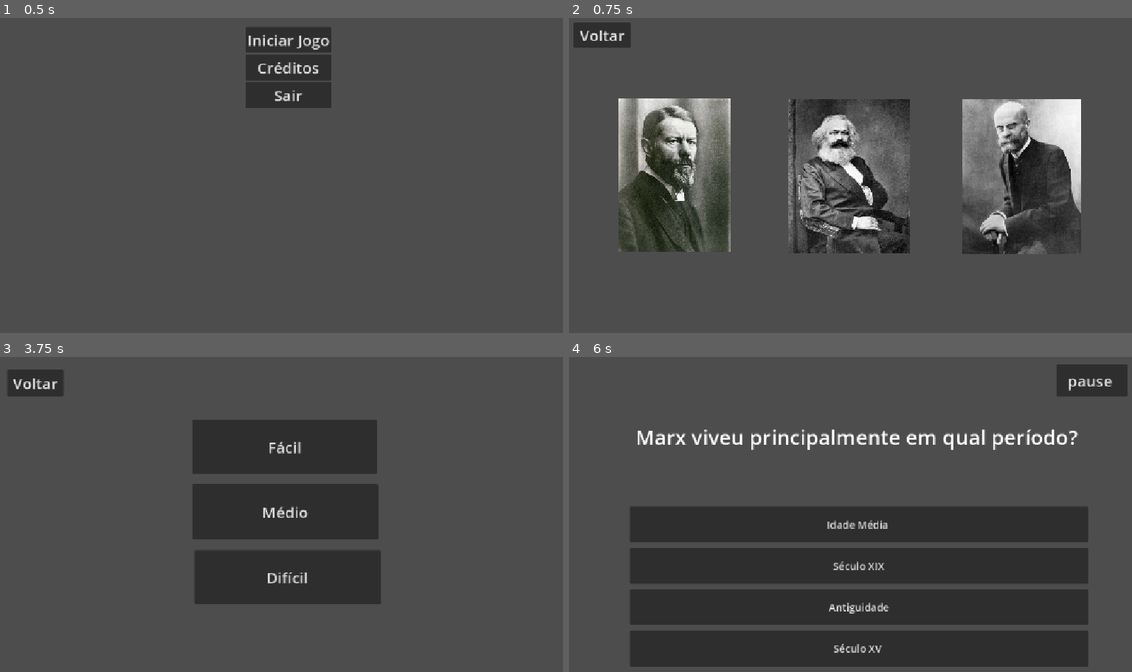
Above: before the commit, frames 1-4 (two rows, left to right).
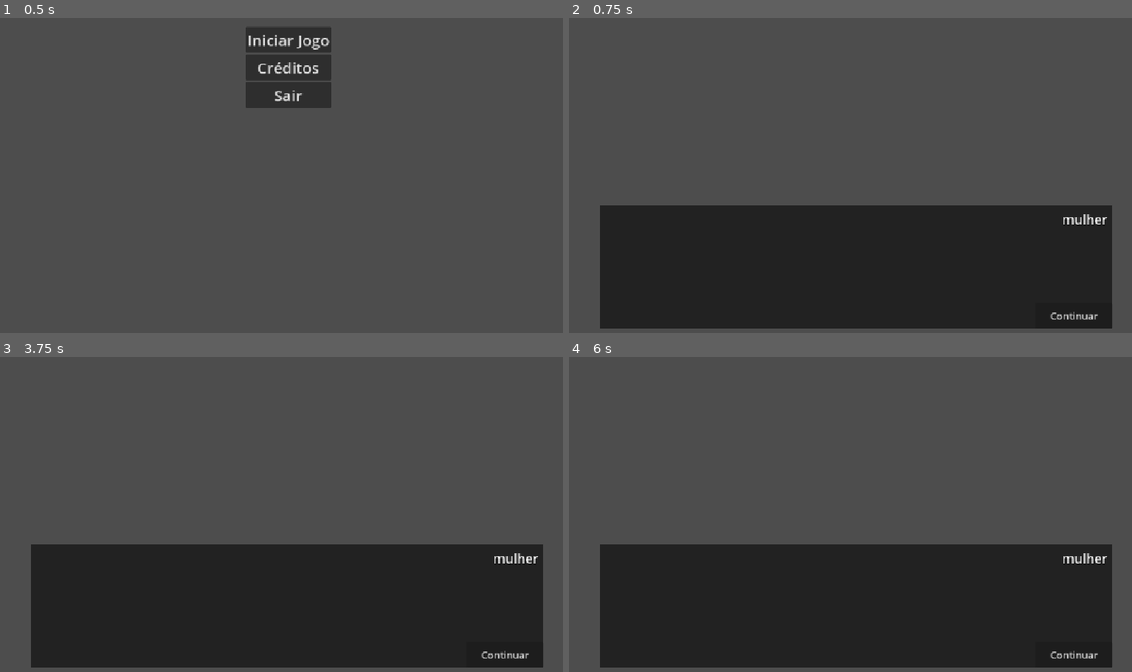
Above: after the commit, the same moments.

Repository: EvelynMotta/projeto-sociologia
Game: Godot game, scene res://scenes/Title_Screen.tscn
Two runs of this game, one before a commit and one after it. Both use one fixed random seed, a clock stepped at 60 frames per second and the inputs below. This scene is started directly instead of the project's main scene.
Inputs (mouse positions are in pixels of both pictures, inside the frame that each line leads up to):
- Up to frame 1 (0.5 s): no input
- Up to frame 2 (0.75 s): click "Iniciar Jogo" at 0.5 s
- Up to frame 3 (3.75 s): click (506, 656) at 1.25 s, where only the run after the commit has a clickable "Continuar"; click "Voltar" at 2 s; click "Iniciar Jogo" at 2.75 s; click (106, 514) at 3.52 s
- Up to frame 4 (6 s): click (602, 382) at 4.25 s, where only the run before the commit has a clickable "Voltar"; click (850, 520) at 5.02 s; click (856, 448) at 5.75 s, where only the run before the commit has a clickable "Fácil"

Frame 1 is identical in both runs. In frame 2, 47% of the frame differs, in the area x 0-97%, y 1-99%; in frame 3, 42%; in frame 4, 20%.

Commit message:
dialogo inicial

Diff:
--- a/project.godot
+++ b/project.godot
@@ -21,6 +21,8 @@
 
 [display]
 
+window/size/window_width_override=1280
+window/size/window_height_override=720
 window/stretch/mode="canvas_items"
 
 [dotnet]
--- /dev/null
+++ b/scenes/dialog_screen.tscn
@@ -0,0 +1,86 @@
+[gd_scene load_steps=3 format=3 uid="uid://c3ims7uql1p4c"]
+
+[ext_resource type="Script" uid="uid://c7eejjqv6d5sm" path="res://scripts/controllers/dialog_screen.gd" id="1_b8bxe"]
+
+[sub_resource type="LabelSettings" id="LabelSettings_1kbq1"]
+line_spacing = 0.0
+font_size = 25
+shadow_color = Color(0, 0, 0, 0.6039216)
+
+[node name="DialogScreen" type="Control" node_paths=PackedStringArray("_name", "_dialog")]
+layout_mode = 3
+anchors_preset = 7
+anchor_left = 0.5
+anchor_top = 1.0
+anchor_right = 0.5
+anchor_bottom = 1.0
+offset_left = -500.0
+offset_top = -273.0
+offset_right = 500.0
+offset_bottom = -33.0
+grow_horizontal = 2
+grow_vertical = 0
+script = ExtResource("1_b8bxe")
+_name = NodePath("Background/HBoxContainer/VContainer/Name")
+_dialog = NodePath("Background/HBoxContainer/VContainer/Dialog")
+
+[node name="Background" type="ColorRect" parent="."]
+layout_mode = 1
+anchors_preset = 15
+anchor_right = 1.0
+anchor_bottom = 1.0
+grow_horizontal = 2
+grow_vertical = 2
+color = Color(0.08235294, 0.08235294, 0.08235294, 0.77254903)
+
+[node name="HBoxContainer" type="HBoxContainer" parent="Background"]
+layout_mode = 1
+anchors_preset = 8
+anchor_left = 0.5
+anchor_top = 0.5
+anchor_right = 0.5
+anchor_bottom = 0.5
+offset_left = -490.0
+offset_top = -110.0
+offset_right = 490.0
+offset_bottom = 110.0
+grow_horizontal = 2
+grow_vertical = 2
+
+[node name="Border" type="ColorRect" parent="Background/HBoxContainer"]
+layout_mode = 2
+
+[node name="VContainer" type="VBoxContainer" parent="Background/HBoxContainer"]
+layout_mode = 2
+size_flags_horizontal = 3
+
+[node name="Name" type="Label" parent="Background/HBoxContainer/VContainer"]
+layout_mode = 2
+text = "mulher"
+label_settings = SubResource("LabelSettings_1kbq1")
+horizontal_alignment = 2
+vertical_alignment = 1
+
+[node name="Dialog" type="RichTextLabel" parent="Background/HBoxContainer/VContainer"]
+layout_mode = 2
+size_flags_vertical = 3
+theme_override_colors/font_shadow_color = Color(0, 0, 0, 0.6117647)
+theme_override_constants/shadow_offset_x = 1
+theme_override_constants/shadow_offset_y = 1
+theme_override_font_sizes/normal_font_size = 35
+
+[node name="Conti" type="Button" parent="."]
+layout_mode = 1
+anchors_preset = 3
+anchor_left = 1.0
+anchor_top = 1.0
+anchor_right = 1.0
+anchor_bottom = 1.0
+offset_left = -150.0
+offset_top = -50.0
+grow_horizontal = 0
+grow_vertical = 0
+theme_override_font_sizes/font_size = 19
+text = "Continuar"
+
+[connection signal="pressed" from="Conti" to="." method="_on_conti_pressend"]
--- /dev/null
+++ b/scenes/falas.tscn
@@ -0,0 +1,9 @@
+[gd_scene load_steps=2 format=3 uid="uid://b6ydjyct1vln6"]
+
+[ext_resource type="Script" uid="uid://chir6clejujq8" path="res://scripts/controllers/falas.gd" id="1_sa583"]
+
+[node name="Falas" type="Node2D" node_paths=PackedStringArray("_hud")]
+script = ExtResource("1_sa583")
+_hud = NodePath("HUD")
+
+[node name="HUD" type="CanvasLayer" parent="."]
--- /dev/null
+++ b/scripts/controllers/dialog_screen.gd
@@ -0,0 +1,47 @@
+extends Control
+class_name DialogScreen
+
+var _step: float = 0.05
+var _chars_per_tick: int = 1
+var _id: int = 0
+var _typing: bool = false
+var data: Array = [] # Configurado para receber a Array perfeitamente
+@export_category("objects")
+@export var _name: Label = null
+@export var _dialog: RichTextLabel = null
+
+func _ready() -> void:
+	pass
+
+func _on_conti_pressend() -> void:
+	# Se ainda está digitando, o clique acelera
+	if _typing and _dialog.visible_ratio < 1.0:
+		_chars_per_tick = 5
+		return
+
+	# Já terminou de aparecer: passa para a próxima fala
+	_chars_per_tick = 1
+	_id += 1
+
+	if _id >= data.size():
+		get_tree().change_scene_to_file("res://scenes/Menu_Principal.tscn")
+	else:
+		_initialize_dialog()
+
+func _initialize_dialog() -> void:
+	if _id >= data.size():
+		return
+	print("ID:", _id)
+	print("DATA:", data)
+	print("SIZE:", data.size())
+
+	_name.text = data[_id]["title"]
+	_dialog.text = data[_id]["dialog"]
+		# Reset essencial: sem isto, visible_characters = -1 (mostra tudo) e o while nunca roda
+	_dialog.visible_characters = 0
+
+	_typing = true
+	while _dialog.visible_ratio < 1.0:
+		await get_tree().create_timer(_step).timeout
+		_dialog.visible_characters += _chars_per_tick
+	_typing = false
--- /dev/null
+++ b/scripts/controllers/falas.gd
@@ -0,0 +1,30 @@
+extends Node2D
+class_name Falas
+
+const _DIALOG_SCREEN: PackedScene = preload("res://scenes/dialog_screen.tscn")
+
+# Aqui está a estrutura de Array corrigida! Note os colchetes [ ] abraçando as chaves { }
+var _dialog_data: Array = [
+	{
+		"dialog": "ola eu odeio programar",
+		"title": "vitoria"
+	},
+	{
+		"dialog": "ola eu odeio o futuro",
+		"title": "mais"
+	},
+	{
+		"dialog": "morro de medo dele",
+		"title": "vitoria"
+	}
+]
+
+@export_category("objects")
+@export var _hud: CanvasLayer = null
+
+func _on_botao_iniciar_pressed() -> void:
+	var _new_dialog: DialogScreen = _DIALOG_SCREEN.instantiate()
+	_new_dialog.data = _dialog_data
+	_hud.add_child(_new_dialog)
+	# add_child já disparou _ready, então os @export estão prontos
+	_new_dialog._initialize_dialog()
--- a/scripts/controllers/title_screen.gd
+++ b/scripts/controllers/title_screen.gd
@@ -1,9 +1,8 @@
 extends Control
 
 
-
 func _on_button_start_pressed() -> void:
-	get_tree().change_scene_to_file("res://scenes/Menu_Principal.tscn")
+	get_tree().change_scene_to_file("res://scenes/dialog_screen.tscn")
 
 
 func _on_button_credits_pressed() -> void:
Not shown, added: scripts/controllers/dialog_screen.gd.uid
Not shown, added: scripts/controllers/falas.gd.uid
